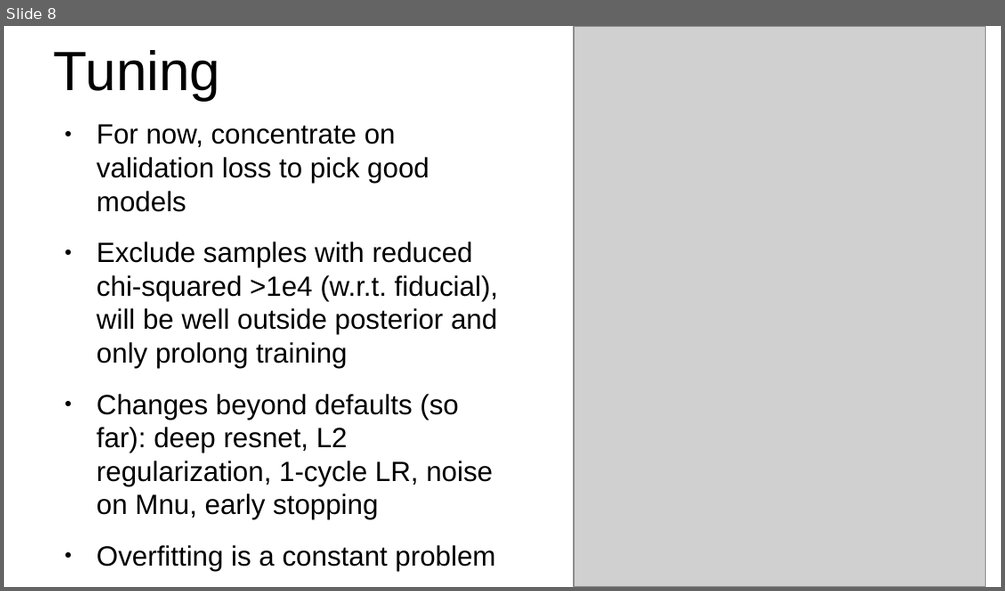
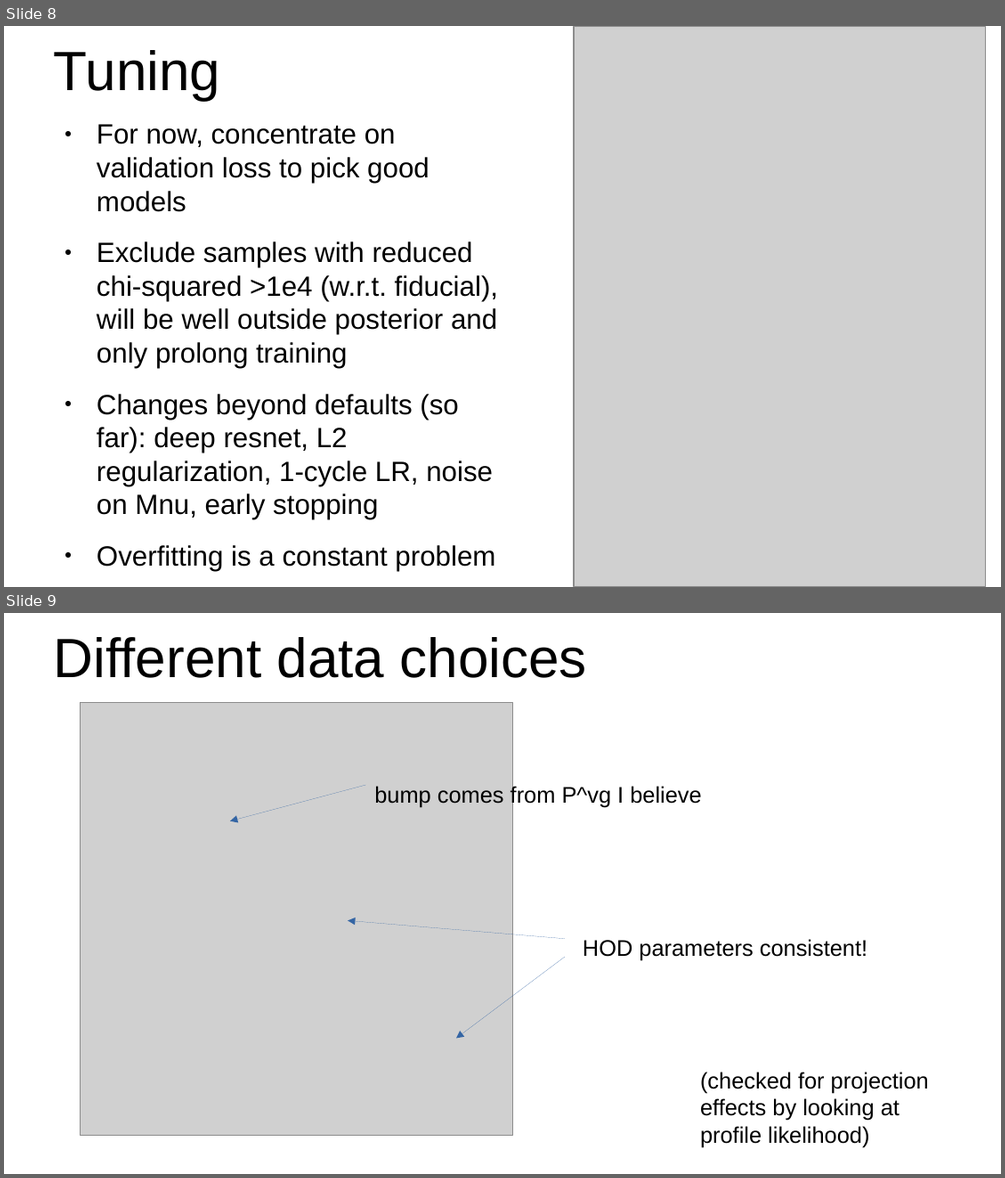
Before and after one commit to leanderthiele/nuvoid_production, a slide deck: presentation_020923.odp. Shown one above the other, each under a label of ours: slide 8 before the commit, slides 8 and 9 after it. The pictures are 1005x591 and 1005x1178 pixels, drawn with LibreOffice and Linux fonts; fonts in the diff are those of the drawing; grey boxes stand for pictures. Boxes give left, top, right and bottom in pixels: in the first picture for what was removed or moved away, otherwise in the second. Text is boxed around its words. In the diff, an @@ line names an element or a change of style, - is before the commit and + after.

```diff
--- a/presentation_020923.odp
+++ b/presentation_020923.odp
@@ slide 9 added at (x1=4, y1=613, x2=1001, y2=1174), background #FFFFFF @@
@@ title added at (x1=54, y1=637, x2=586, y2=678), 44 pt, text #000000 @@
+Different data choices
@@ picture added at (x1=80, y1=703, x2=512, y2=1135) @@
@@ arrow added from (366, 785) to (230, 821), #3465A4 0 pt @@
@@ text added at (x1=374, y1=784, x2=701, y2=807), 18 pt, text #000000 @@
+bump comes from P^vg I believe
@@ arrow added from (565, 939) to (348, 921), #3465A4 0 pt @@
@@ arrow added from (565, 957) to (456, 1038), #3465A4 0 pt @@
@@ text added at (x1=582, y1=939, x2=867, y2=961), 18 pt, text #000000 @@
+HOD parameters consistent!
@@ text added at (x1=700, y1=1071, x2=929, y2=1147), 18 pt, text #000000 @@
+(checked for projection effects by looking at profile likelihood)
```
Also in this commit, not shown: 3 slides changed, 4 other slides added, 4 slides removed, 1 other file.
